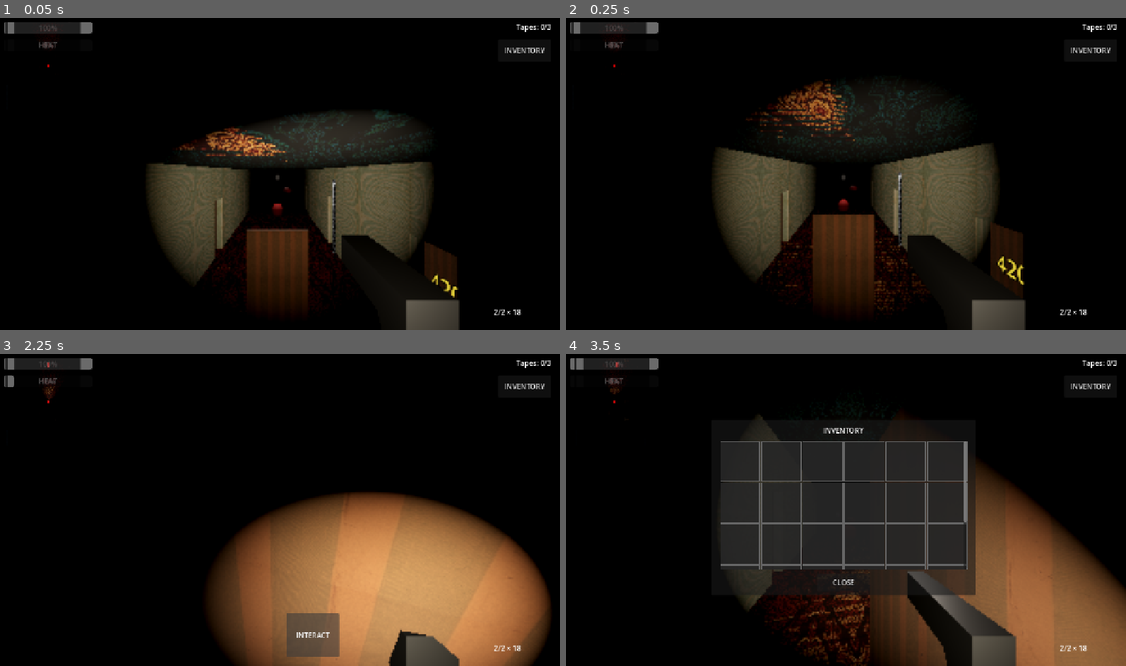
Above: before the commit, frames 1-4 (two rows, left to right).
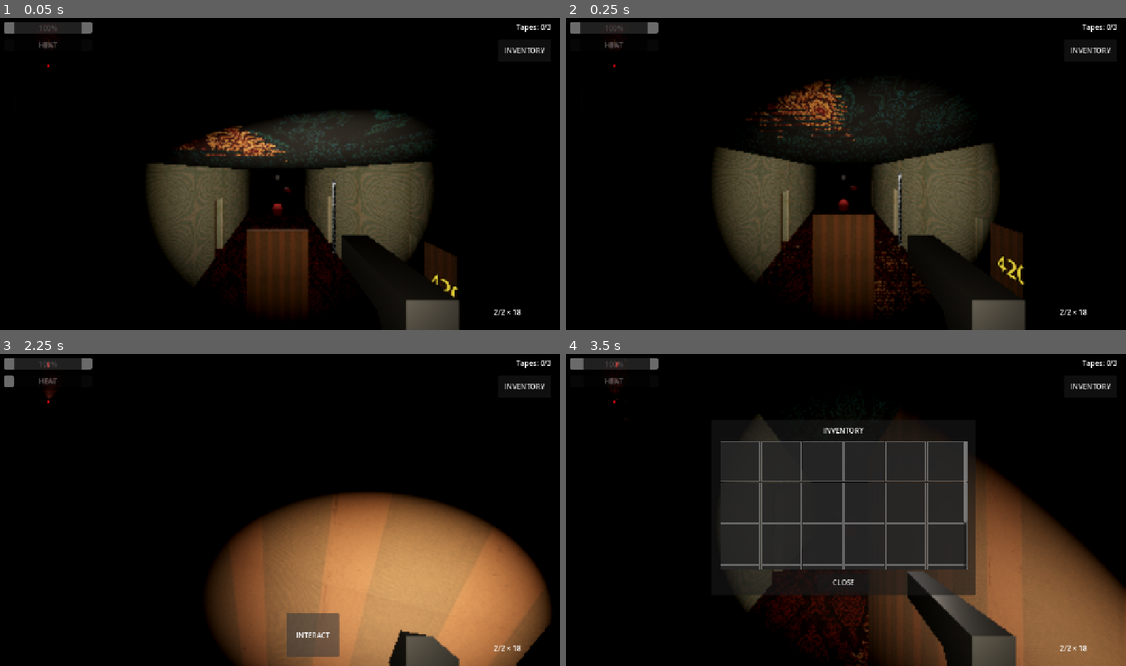
Above: after the commit, the same moments.

Repository: sergesvalov/alex_fight
Game: Godot game, scene res://scenes/levels/hotel_siberia/hotel_level_4.tscn
Two runs of this game, one before a commit and one after it. Both use one fixed random seed, a clock stepped at 60 frames per second and the inputs below. Sound files missing from this copy of the repository are replaced by a short silence.
Inputs (mouse positions are in pixels of both pictures, inside the frame that each line leads up to):
- Up to frame 1 (0.05 s): no input
- Up to frame 2 (0.25 s): no input
- Up to frame 3 (2.25 s): tap Enter at 0.5 s; move the mouse to (308, 506) at 0.52 s; hold Up (ui_up) 0.53-2 s; click (308, 506) at 0.6 s; move the mouse to (252, 510) at 1.27 s; tap E at 1.35 s; click "INTERACT" at 2 s
- Up to frame 4 (3.5 s): move the mouse to (857, 500) at 2.77 s; hold Up (ui_up) from 2.78 s (still down); tap I at 2.85 s

The runs differ from the first frame. In frame 1, less than 0.1% of the frame differs, in the area x 0-48%, y 1-81%; in frame 2, less than 0.1%; in frame 3, 1.1%; in frame 4, 1.5%, in the area x 1-88%, y 1-100%.
Error in both runs: Invalid assignment of property or key 'patrol_points' with value of type 'Array' on a base object of type 'CharacterBody3D (CerberusAI)'. (res://scripts/levels…

Commit message:
feat: perfect map sync, increase single room size and align North block

Diff:
--- a/scenes/levels/hotel_siberia/rooms/single_room.tscn
+++ b/scenes/levels/hotel_siberia/rooms/single_room.tscn
@@ -18,19 +18,19 @@
 roughness = 0.9
 
 [sub_resource type="BoxOccluder3D" id="BoxOccluder3D_WallN"]
-size = Vector3(6.75, 3.5, 1.2)
+size = Vector3(8.25, 3.5, 1.2)
 
 [sub_resource type="BoxOccluder3D" id="BoxOccluder3D_WallS"]
-size = Vector3(6.75, 3.5, 1.2)
+size = Vector3(8.25, 3.5, 1.2)
 
 [sub_resource type="BoxOccluder3D" id="BoxOccluder3D_WallE"]
 size = Vector3(1.2, 3.5, 6.0)
 
 [sub_resource type="BoxOccluder3D" id="BoxOccluder3D_Floor"]
-size = Vector3(7.0, 0.5, 6.0)
+size = Vector3(8.5, 0.5, 6.0)
 
 [sub_resource type="BoxOccluder3D" id="BoxOccluder3D_Ceil"]
-size = Vector3(6.0, 0.5, 6.0)
+size = Vector3(8.5, 0.5, 6.0)
 
 [sub_resource type="BoxOccluder3D" id="BoxOccluder3D_WC_WallE"]
 size = Vector3(0.6, 3.5, 2.0)
@@ -44,24 +44,24 @@
 
 
 [node name="WallE" type="CSGBox3D" parent="."]
-transform = Transform3D(1, 0, 0, 0, 1, 0, 0, 0, 1, 3.5, 1.75, 0.0)
+transform = Transform3D(1, 0, 0, 0, 1, 0, 0, 0, 1, 5.0, 1.75, 0.0)
 use_collision = true
 collision_layer = 2
 size = Vector3(1.2, 3.5, 6.0)
 material = SubResource("StandardMaterial3D_wall")
 
 [node name="WallN" type="CSGBox3D" parent="."]
-transform = Transform3D(1, 0, 0, 0, 1, 0, 0, 0, 1, 0.625, 1.75, -3.0)
+transform = Transform3D(1, 0, 0, 0, 1, 0, 0, 0, 1, 1.375, 1.75, -3.0)
 use_collision = true
 collision_layer = 2
-size = Vector3(6.75, 3.5, 1.2)
+size = Vector3(8.25, 3.5, 1.2)
 material = SubResource("StandardMaterial3D_wall")
 
 [node name="WallS" type="CSGBox3D" parent="."]
-transform = Transform3D(1, 0, 0, 0, 1, 0, 0, 0, 1, 0.625, 1.75, 3.0)
+transform = Transform3D(1, 0, 0, 0, 1, 0, 0, 0, 1, 1.375, 1.75, 3.0)
 use_collision = true
 collision_layer = 2
-size = Vector3(6.75, 3.5, 1.2)
+size = Vector3(8.25, 3.5, 1.2)
 material = SubResource("StandardMaterial3D_wall")
 
 [node name="WC_WallE" type="CSGBox3D" parent="."]
--- a/scripts/levels/hotel_level_generator_base.gd
+++ b/scripts/levels/hotel_level_generator_base.gd
@@ -27,7 +27,7 @@
 @export_group("North Block Layout")
 @export var side_corridor_z_start: float = 4.0
 @export var side_corridor_z_end: float = 10.0
-@export var side_corridor_depth: float = 5.0
+@export var side_corridor_depth: float = 3.75
 @export var elev_shaft_depth: float = 5.0
 @export var maint_room_depth: float = 5.0
 @export var north_block_light_y_offset: float = 0.75
--- a/scripts/levels/hotel_level_generator_geometry.gd
+++ b/scripts/levels/hotel_level_generator_geometry.gd
@@ -19,9 +19,10 @@
 
 func _generate_outer_shell(parent: Node3D) -> void:
 	var f_scale = GlobalConfig.get_floor_scale()
-	var left_x = -13.75 * f_scale
-	var right_x = 9.25 * f_scale
-	var top_z = -58.0 * f_scale
+	var left_x = -10.75 * f_scale
+	var right_x = 10.75 * f_scale
+	# North stairs extend to -69.5
+	var top_z = -69.5 * f_scale
 	# South stairs end at 13.05 + 11.5 = 24.55
 	var bottom_z = 24.55 * f_scale
 
@@ -238,10 +239,10 @@
 func _generate_elevator_shaft(parent: Node3D) -> void:
 	if not elevator_shaft_scene: return
 	var elev_z = HotelLevelCoordinates.get_elevator_z()
-	var elev_x_center = (corridor_width / 2.0) + (side_corridor_depth / 2.0)
 	var inst = elevator_shaft_scene.instantiate()
 	inst.name = "ElevatorShaftBlock"
-	inst.transform.origin = Vector3(elev_x_center, 0, elev_z)
+	inst.rotation_degrees.y = 180
+	inst.transform.origin = Vector3(5.75 * GlobalConfig.get_floor_scale(), 0, elev_z)
 	HotelDoorGenerator.create_elevator_door(inst, Vector3.ZERO)
 	parent.add_child(inst)
 	inst.owner = get_tree().edited_scene_root
Not shown, changed: .agents/AGENTS.md
